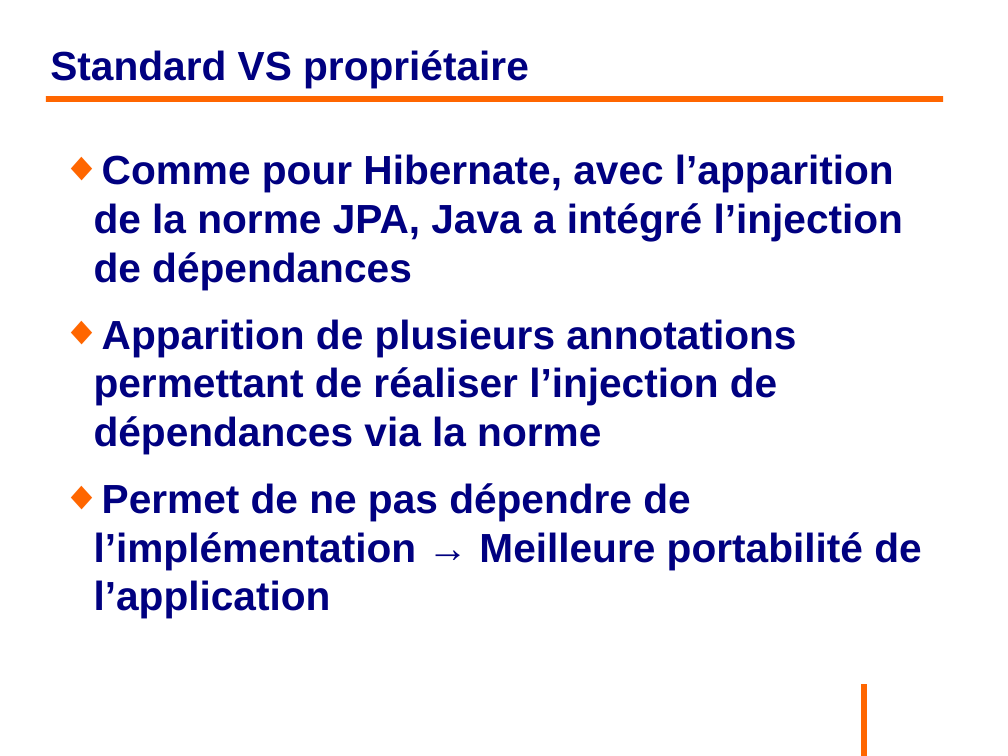
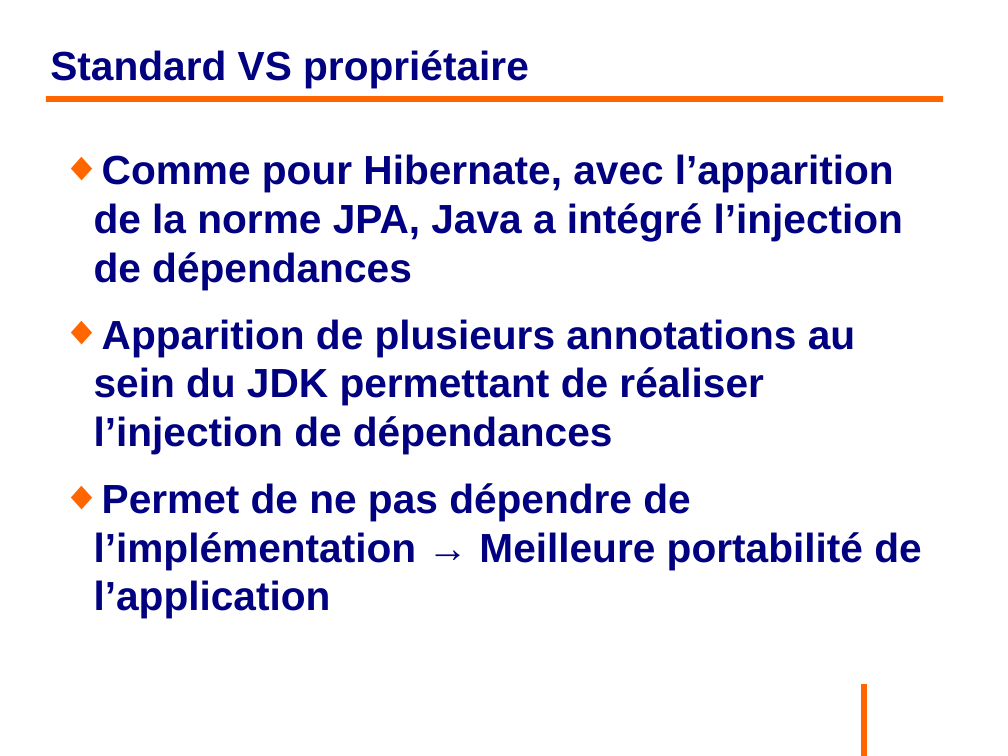
Before and after one commit to philphils/formation-spring, a slide deck: slide 100 of Documentation/diapo_formation_spring.odp (slide 99 before the commit). Drawn at 1008x756 pixels with LibreOffice and Linux fonts; fonts in the diff are those of the drawing; background and template pictures are left out. Boxes give left, top, right and bottom in pixels: in the first picture for what was removed or moved away, otherwise in the second. Text is boxed around its words. In the diff, an @@ line names an element or a change of style, - is before the commit and + after.

```diff
--- a/Documentation/diapo_formation_spring.odp
+++ b/Documentation/diapo_formation_spring.odp
@@ text at box(94, 319, 855, 454): text changed @@
-◆ Apparition de plusieurs annotations permettant de réaliser l’injection de dépendances via la norme
+◆ Apparition de plusieurs annotations au sein du JDK permettant de réaliser l’injection de dépendances
```
Also in this commit, not shown: 5 other slides changed, 2 slides added.
